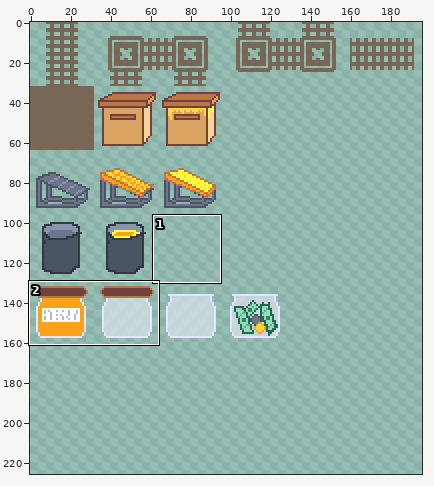
File history of a pixel-art file, assets/bsgj2025_tiles.aseprite. Above, an overview of the earlier version with the close-up marked.
Close-up. Before the edit:
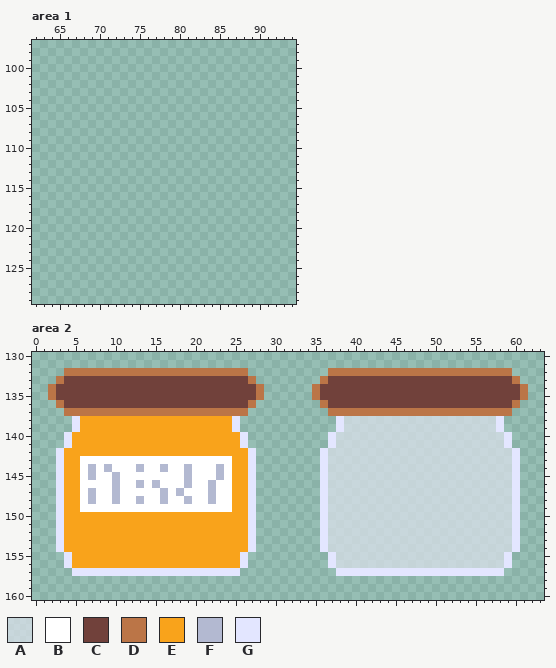
800x600 pixels, 1 frame. Shown: area 1: x 62..94, y 97..129; area 2: x 0..63, y 130..160. The wide view leaves out empty margins. The commit also changed other parts of the picture, which this record leaves out.
Palette (. is transparent): A #dae0eabb  B #ffffff  C #71413b  D #bb7547  E #f9a31b  F #b3b9d1  G #e3e6ff
Pixels before, area 2, first column x 2:
132 ..DDDDDDDDDDDDDDDDDDDDDDD..........DDDDDDDDDDDDDDDDDDDDDDD..
133 .DCCCCCCCCCCCCCCCCCCCCCCCD........DCCCCCCCCCCCCCCCCCCCCCCCD.
134 DCCCCCCCCCCCCCCCCCCCCCCCCCD......DCCCCCCCCCCCCCCCCCCCCCCCCCD
135 DCCCCCCCCCCCCCCCCCCCCCCCCCD......DCCCCCCCCCCCCCCCCCCCCCCCCCD
136 .DCCCCCCCCCCCCCCCCCCCCCCCD........DCCCCCCCCCCCCCCCCCCCCCCCD.
137 ..DDDDDDDDDDDDDDDDDDDDDDD..........DDDDDDDDDDDDDDDDDDDDDDD..
138 ...GEEEEEEEEEEEEEEEEEEEG............GAAAAAAAAAAAAAAAAAAAG...
139 ...GEEEEEEEEEEEEEEEEEEEG............GAAAAAAAAAAAAAAAAAAAG...
140 ..GEEEEEEEEEEEEEEEEEEEEEG..........GAAAAAAAAAAAAAAAAAAAAAG..
141 ..GEEEEEEEEEEEEEEEEEEEEEG..........GAAAAAAAAAAAAAAAAAAAAAG..
142 .GEEEEEEEEEEEEEEEEEEEEEEEG........GAAAAAAAAAAAAAAAAAAAAAAAG.
143 .GEEBBBBBBBBBBBBBBBBBBBEEG........GAAAAAAAAAAAAAAAAAAAAAAAG.
144 .GEEBFBFBBBFBBFBBFBBBFBEEG........GAAAAAAAAAAAAAAAAAAAAAAAG.
145 .GEEBFBBFBBBBBBBBFBBBFBEEG........GAAAAAAAAAAAAAAAAAAAAAAAG.
146 .GEEBBBBFBBFBFBBBFBBFBBEEG........GAAAAAAAAAAAAAAAAAAAAAAAG.
147 .GEEBFBBFBBBBBFBFBBBFBBEEG........GAAAAAAAAAAAAAAAAAAAAAAAG.
148 .GEEBFBBFBBFBBFBBFBBFBBEEG........GAAAAAAAAAAAAAAAAAAAAAAAG.
149 .GEEBBBBBBBBBBBBBBBBBBBEEG........GAAAAAAAAAAAAAAAAAAAAAAAG.
150 .GEEEEEEEEEEEEEEEEEEEEEEEG........GAAAAAAAAAAAAAAAAAAAAAAAG.
151 .GEEEEEEEEEEEEEEEEEEEEEEEG........GAAAAAAAAAAAAAAAAAAAAAAAG.
152 .GEEEEEEEEEEEEEEEEEEEEEEEG........GAAAAAAAAAAAAAAAAAAAAAAAG.
153 .GEEEEEEEEEEEEEEEEEEEEEEEG........GAAAAAAAAAAAAAAAAAAAAAAAG.
154 .GEEEEEEEEEEEEEEEEEEEEEEEG........GAAAAAAAAAAAAAAAAAAAAAAAG.
155 ..GEEEEEEEEEEEEEEEEEEEEEG..........GAAAAAAAAAAAAAAAAAAAAAG..
156 ..GEEEEEEEEEEEEEEEEEEEEEG..........GAAAAAAAAAAAAAAAAAAAAAG..
157 ...GGGGGGGGGGGGGGGGGGGGG............GGGGGGGGGGGGGGGGGGGGG...
The result:
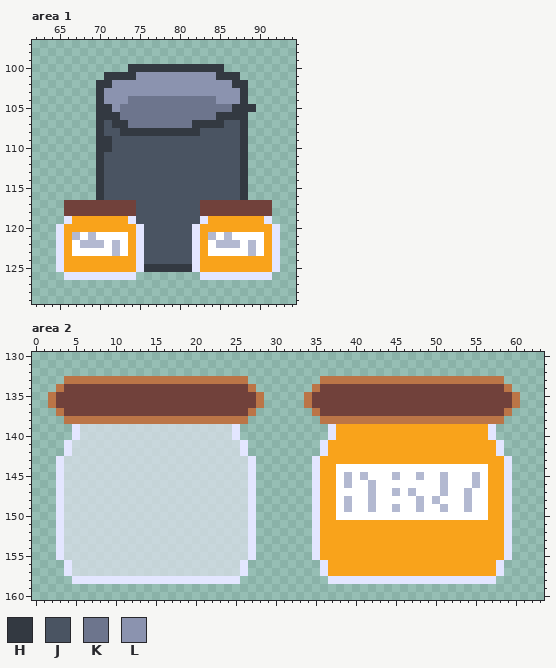
Colours new in this view: H #333941  J #4a5462  K #6d758d  L #8b93af
What changed:
Area 1, layer "tileset":
y 100: x 74..85 ............ -> HHHHHHHHHHHH
y 101: x 71..87 ................. -> HHHHLLLLLLLLLLHHH
y 102: x 70..88 ................... -> HHLLLLLLLLLLLLLLLHH
y 103: x 70..88 ................... -> HLLLLLLLLLLLLLLLLLH
y 104: x 70..88 ................... -> HLLLKKKKKKKKKKKLLLH
y 105: x 70..89 .................... -> HHLKKKKKKKKKKKKKKHHH
y 106: x 70..88 ................... -> HHHKKKKKKKKKKKKHHHH
y 107: x 70..88 ................... -> HJHHKKKKKKKKHHHHJJH
y 108: x 70..88 ................... -> HJJHHHHHHHHHHJJJJJH
y 109..110: x 70..88 ................... -> HHJJJJJJJJJJJJJJJJH
y 111..116: x 70..88 ................... -> HJJJJJJJJJJJJJJJJJH
y 117..118: x 66..91 .......................... -> CCCCCCCCCJJJJJJJJCCCCCCCCC
y 119: x 66..91 .......................... -> GEEEEEEEGJJJJJJJJGEEEEEEEG
y 120: x 65..92 ............................ -> GEEEEEEEEEGJJJJJJGEEEEEEEEEG
y 121: x 65..92 ............................ -> GEFBFBBBBEGJJJJJJGEFBFBBBBEG
y 122: x 65..92 ............................ -> GEBFFFBFBEGJJJJJJGEBFFFBFBEG
y 123: x 65..92 ............................ -> GEBBBBBFBEGJJJJJJGEBBBBBFBEG
y 124: x 65..92 ............................ -> GEEEEEEEEEGJJJJJJGEEEEEEEEEG
y 125: x 65..92 ............................ -> GEEEEEEEEEGHHHHHHGEEEEEEEEEG
y 126: x 66..74 ......... -> GGGGGGGGG; x 83..91 ......... -> GGGGGGGGG
Area 2, layer "tileset":
y 132: x 4..26 DDDDDDDDDDDDDDDDDDDDDDD -> .......................; x 37..59 DDDDDDDDDDDDDDDDDDDDDDD -> .......................
y 133: x 3..27 DCCCCCCCCCCCCCCCCCCCCCCCD -> .DDDDDDDDDDDDDDDDDDDDDDD.; x 37..60 CCCCCCCCCCCCCCCCCCCCCCCD -> DDDDDDDDDDDDDDDDDDDDDD..
y 134: x 2..3 DC -> .D; x 27..28 CD -> D.; x 59..61 CCD -> D..
y 135: x 34..35 .D -> DC; x 60..61 CD -> D.
y 136: x 2..3 .D -> DC; x 27..28 D. -> CD; x 34..36 ..D -> DCC
y 137: x 3..27 .DDDDDDDDDDDDDDDDDDDDDDD. -> DCCCCCCCCCCCCCCCCCCCCCCCD; x 35..58 ..DDDDDDDDDDDDDDDDDDDDDD -> DCCCCCCCCCCCCCCCCCCCCCCC
y 138: x 4..26 .GEEEEEEEEEEEEEEEEEEEG. -> DDDDDDDDDDDDDDDDDDDDDDD; x 36..58 ..GAAAAAAAAAAAAAAAAAAAG -> DDDDDDDDDDDDDDDDDDDDDDD
y 139: x 6..24 EEEEEEEEEEEEEEEEEEE -> AAAAAAAAAAAAAAAAAAA; x 37..58 .GAAAAAAAAAAAAAAAAAAAG -> GEEEEEEEEEEEEEEEEEEEG.
y 140: x 4..26 GEEEEEEEEEEEEEEEEEEEEEG -> .GAAAAAAAAAAAAAAAAAAAG.; x 38..59 AAAAAAAAAAAAAAAAAAAAAG -> EEEEEEEEEEEEEEEEEEEG..
y 141: x 5..25 EEEEEEEEEEEEEEEEEEEEE -> AAAAAAAAAAAAAAAAAAAAA; x 36..59 .GAAAAAAAAAAAAAAAAAAAAAG -> GEEEEEEEEEEEEEEEEEEEEEG.
y 142: x 3..27 GEEEEEEEEEEEEEEEEEEEEEEEG -> .GAAAAAAAAAAAAAAAAAAAAAG.; x 37..60 AAAAAAAAAAAAAAAAAAAAAAAG -> EEEEEEEEEEEEEEEEEEEEEG..
y 143: x 4..26 EEBBBBBBBBBBBBBBBBBBBEE -> AAAAAAAAAAAAAAAAAAAAAAA; x 35..60 .GAAAAAAAAAAAAAAAAAAAAAAAG -> GEEEEEEEEEEEEEEEEEEEEEEEG.
y 144: x 4..26 EEBFBFBBBFBBFBBFBBBFBEE -> AAAAAAAAAAAAAAAAAAAAAAA; x 35..60 .GAAAAAAAAAAAAAAAAAAAAAAAG -> GEEBBBBBBBBBBBBBBBBBBBEEG.
y 145: x 4..26 EEBFBBFBBBBBBBBFBBBFBEE -> AAAAAAAAAAAAAAAAAAAAAAA; x 35..60 .GAAAAAAAAAAAAAAAAAAAAAAAG -> GEEBFBFBBBFBBFBBFBBBFBEEG.
y 146: x 4..26 EEBBBBFBBFBFBBBFBBFBBEE -> AAAAAAAAAAAAAAAAAAAAAAA; x 35..60 .GAAAAAAAAAAAAAAAAAAAAAAAG -> GEEBFBBFBBBBBBBBFBBBFBEEG.
y 147: x 4..26 EEBFBBFBBBBBFBFBBBFBBEE -> AAAAAAAAAAAAAAAAAAAAAAA; x 35..60 .GAAAAAAAAAAAAAAAAAAAAAAAG -> GEEBBBBFBBFBFBBBFBBFBBEEG.
y 148: x 4..26 EEBFBBFBBFBBFBBFBBFBBEE -> AAAAAAAAAAAAAAAAAAAAAAA; x 35..60 .GAAAAAAAAAAAAAAAAAAAAAAAG -> GEEBFBBFBBBBBFBFBBBFBBEEG.
y 149: x 4..26 EEBBBBBBBBBBBBBBBBBBBEE -> AAAAAAAAAAAAAAAAAAAAAAA; x 35..60 .GAAAAAAAAAAAAAAAAAAAAAAAG -> GEEBFBBFBBFBBFBBFBBFBBEEG.
y 150: x 4..26 EEEEEEEEEEEEEEEEEEEEEEE -> AAAAAAAAAAAAAAAAAAAAAAA; x 35..60 .GAAAAAAAAAAAAAAAAAAAAAAAG -> GEEBBBBBBBBBBBBBBBBBBBEEG.
y 151..154: x 4..26 EEEEEEEEEEEEEEEEEEEEEEE -> AAAAAAAAAAAAAAAAAAAAAAA; x 35..60 .GAAAAAAAAAAAAAAAAAAAAAAAG -> GEEEEEEEEEEEEEEEEEEEEEEEG.
y 155: x 3..27 .GEEEEEEEEEEEEEEEEEEEEEG. -> GAAAAAAAAAAAAAAAAAAAAAAAG; x 35..58 ..GAAAAAAAAAAAAAAAAAAAAA -> GEEEEEEEEEEEEEEEEEEEEEEE
y 156: x 5..25 EEEEEEEEEEEEEEEEEEEEE -> AAAAAAAAAAAAAAAAAAAAA; x 36..59 .GAAAAAAAAAAAAAAAAAAAAAG -> GEEEEEEEEEEEEEEEEEEEEEG.
y 157: x 4..26 .GGGGGGGGGGGGGGGGGGGGG. -> GAAAAAAAAAAAAAAAAAAAAAG; x 36..57 ..GGGGGGGGGGGGGGGGGGGG -> GEEEEEEEEEEEEEEEEEEEEE
y 158: x 5..25 ..................... -> GGGGGGGGGGGGGGGGGGGGG; x 37..57 ..................... -> GGGGGGGGGGGGGGGGGGGGG
Changed places in both close-ups, as pixel boxes (x1, y1, x2, y2):
added: (56, 64, 280, 280)
changed: (48, 368, 264, 584)
changed: (304, 368, 528, 584)
